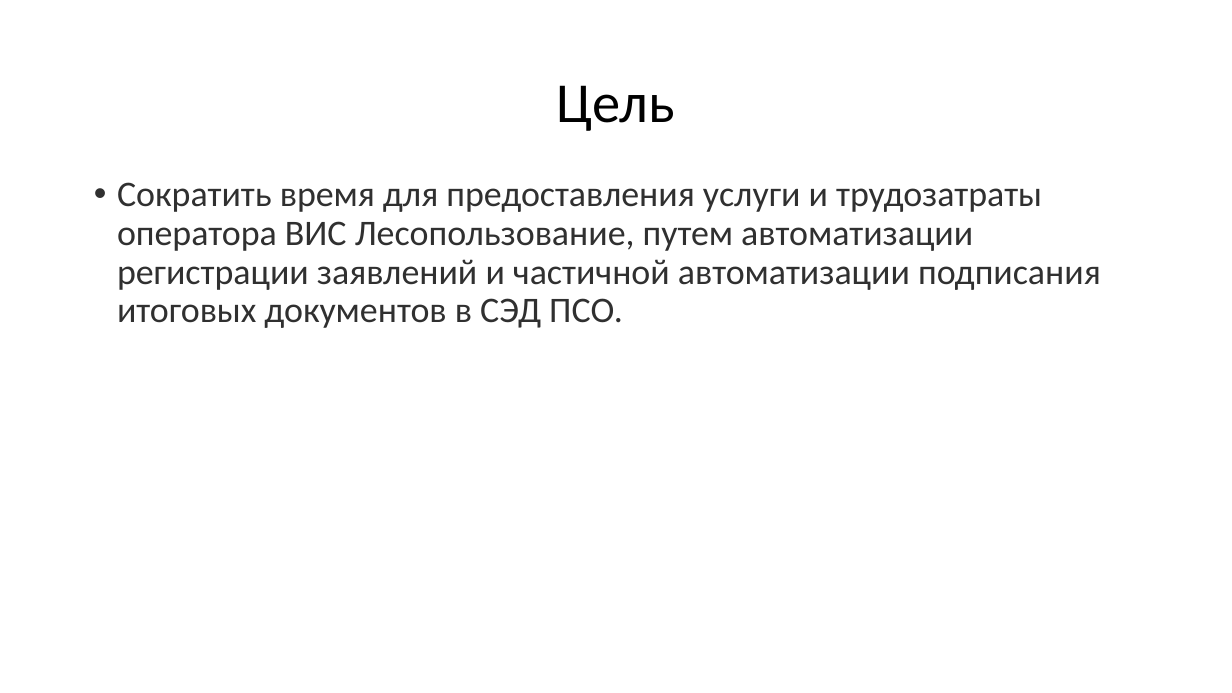
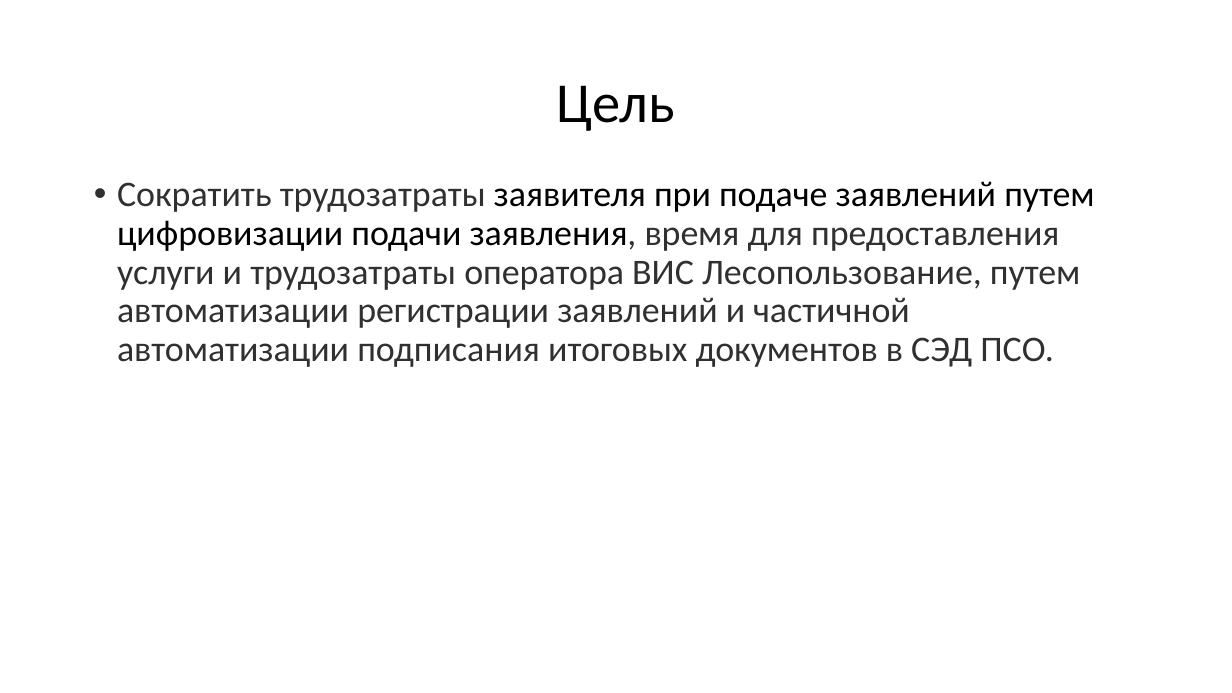
Before and after one commit to mcdodik20008/docs, a slide deck: slide 11 of Презентация.pptx. Drawn at 1232x693 pixels with LibreOffice and Linux fonts; fonts in the diff are those of the drawing. Boxes give left, top, right and bottom in pixels: in the first picture for what was removed or moved away, otherwise in the second. Text is boxed around its words. In the diff, an @@ line names an element or a change of style, - is before the commit and + after.

```diff
--- a/Презентация.pptx
+++ b/Презентация.pptx
@@ text at [117, 181, 1094, 367]: text changed @@
-• Сократить время для предоставления услуги и трудозатраты оператора ВИС Лесопользование, путем автоматизации регистрации заявлений и частичной автоматизации подписания итоговых документов в СЭД ПСО.
+• Сократить трудозатраты заявителя при подаче заявлений путем цифровизации подачи заявления, время для предоставления услуги и трудозатраты оператора ВИС Лесопользование, путем автоматизации регистрации заявлений и частичной автоматизации подписания итоговых документов в СЭД ПСО.
```
Also in this commit, not shown: 14 other slides changed, 3 slides added.
